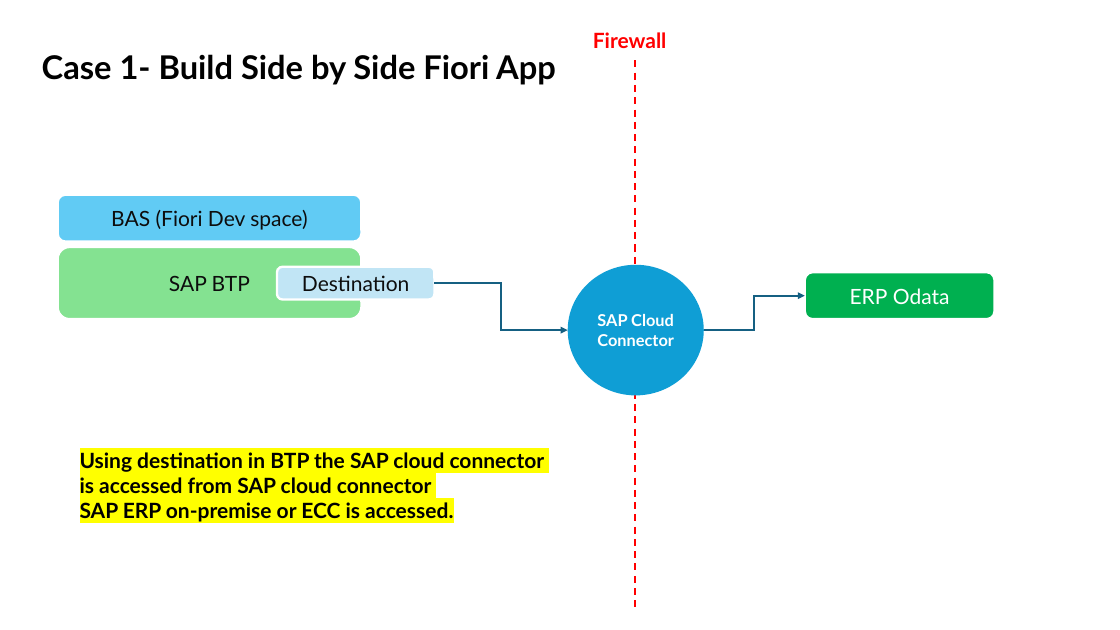
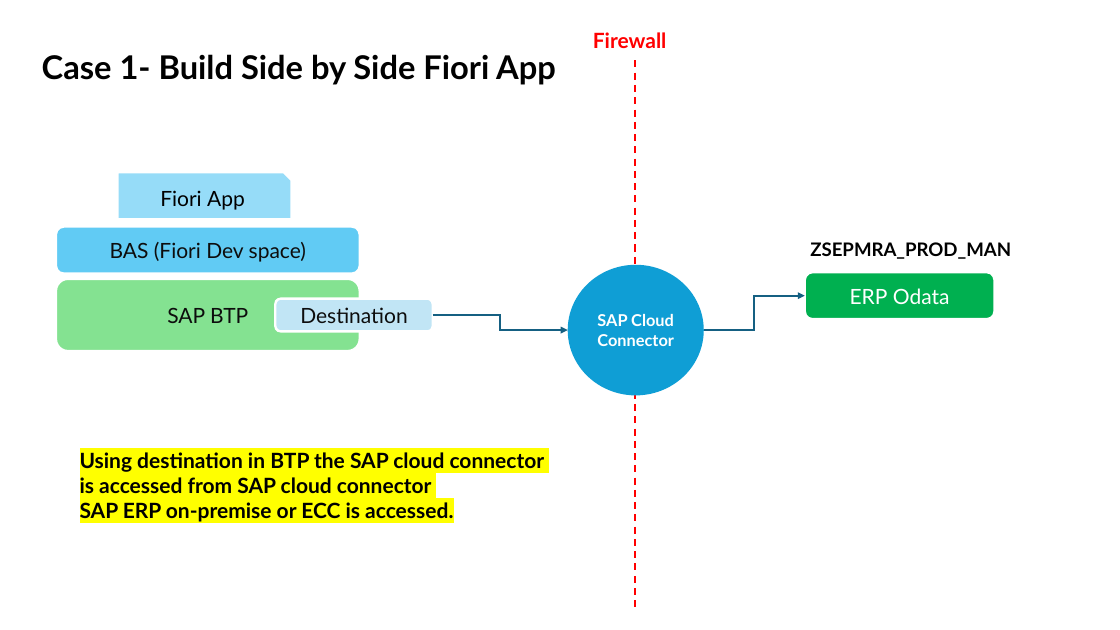
Before and after one commit to Octavius-Dante/Tetra-Proxima, a slide deck: slide 3 of CAPM-DAY-10/CAPM-10.pptx. Drawn at 1120x630 pixels with LibreOffice and Linux fonts; fonts in the diff are those of the drawing. Boxes give left, top, right and bottom in pixels: in the first picture for what was removed or moved away, otherwise in the second. Text is boxed around its words. In the diff, an @@ line names an element or a change of style, - is before the commit and + after.

```diff
--- a/CAPM-DAY-10/CAPM-10.pptx
+++ b/CAPM-DAY-10/CAPM-10.pptx
@@ snip rect added at [118,172,292,219], fill #96DCF8, outline #FFFFFF 2 pt, 18 pt, text #000000 @@
+Fiori App
@@ rounded rectangle "BAS (Fiori Dev space)": place and size @@
-rounded rectangle "BAS (Fiori Dev space)" at [58,195,362,242]
+rounded rectangle "BAS (Fiori Dev space)" at [56,227,360,274]
@@ text added at [810,242,1011,259], 16 pt, text #000000, bold @@
+ZSEPMRA_PROD_MAN
@@ rounded rectangle "SAP BTP": place and size @@
-rounded rectangle "SAP BTP" at [58,247,362,319]
+rounded rectangle "SAP BTP" at [56,279,360,351]
@@ rounded rectangle "Destination": place and size @@
-rounded rectangle "Destination" at [277,266,434,299]
+rounded rectangle "Destination" at [276,299,433,332]
@@ elbow arrow moved from (434, 283) - (568, 330) to (433, 315) - (568, 330) @@
```
Also in this commit, not shown: 1 other file.
